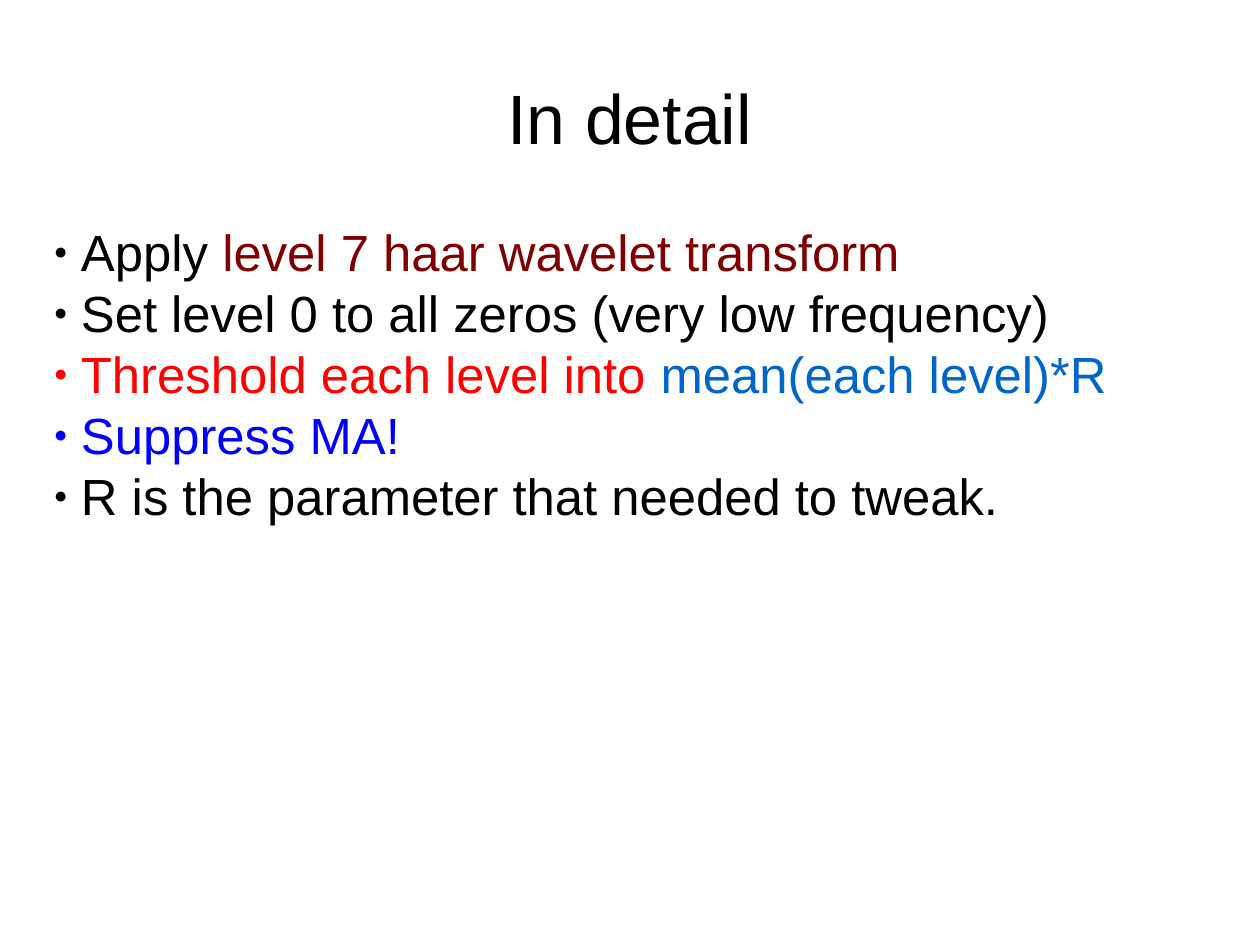
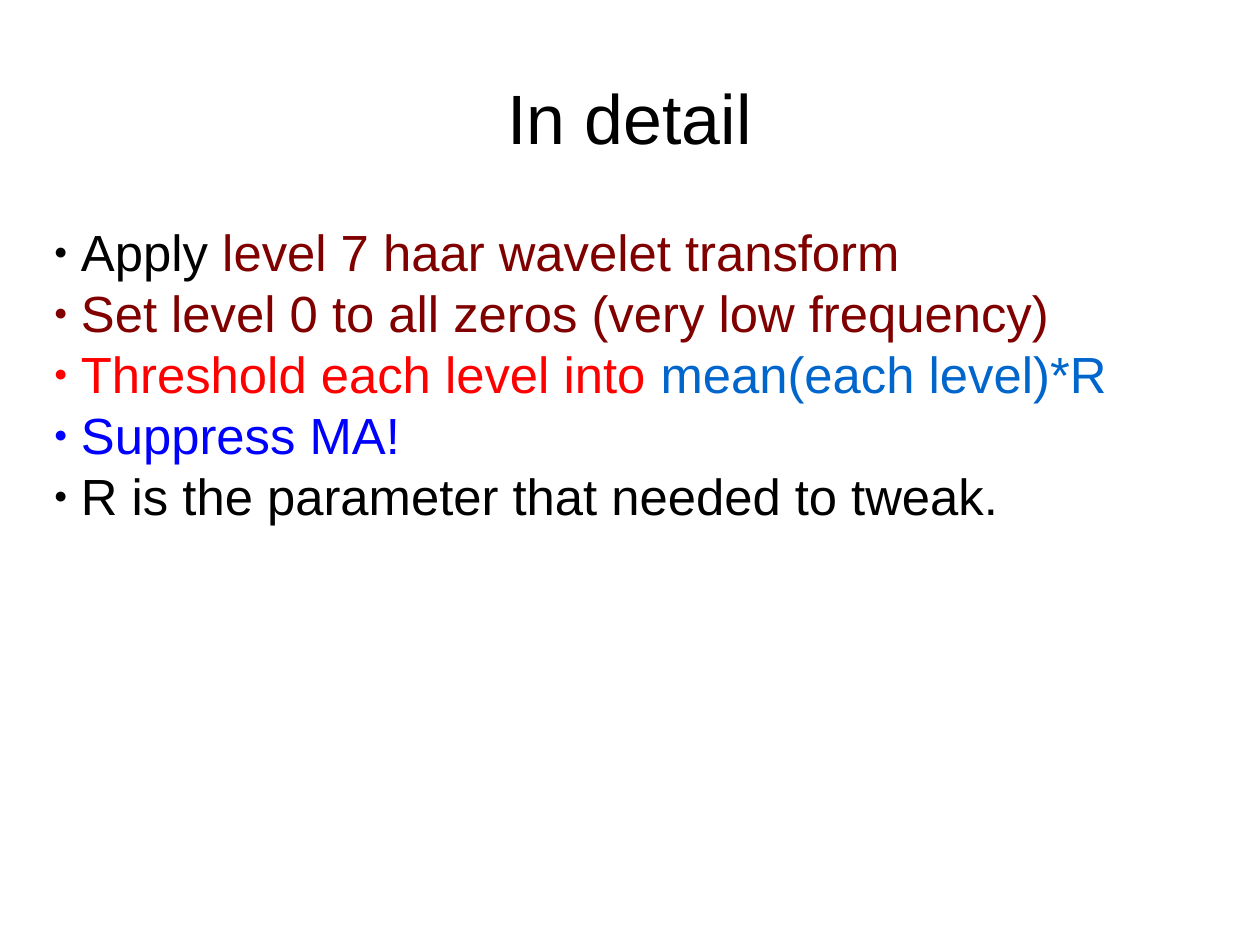
Before and after one commit to mlzxy/heartrack, a slide deck: slide 8 of doc/report1204/report_xinyu_zhang.pptx. Drawn at 1260x945 pixels with LibreOffice and Linux fonts; fonts in the diff are those of the drawing. Boxes give left, top, right and bottom in pixels: in the first picture for what was removed or moved away, otherwise in the second. Text is boxed around its words. In the diff, an @@ line names an element or a change of style, - is before the commit and + after.

```diff
--- a/doc/report1204/report_xinyu_zhang.pptx
+++ b/doc/report1204/report_xinyu_zhang.pptx
@@ text at (x1=81, y1=295, x2=1049, y2=343): text colour #000000 to #800000 in "Set level 0 to all zeros (very ..." @@
```
Also in this commit, not shown: 8 other slides changed, 9 other files.
